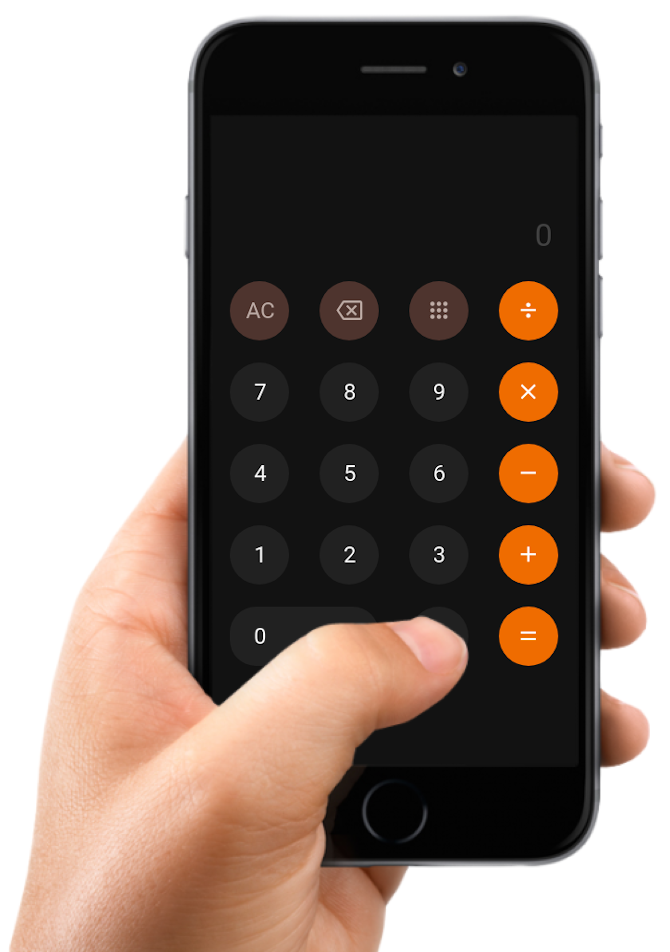
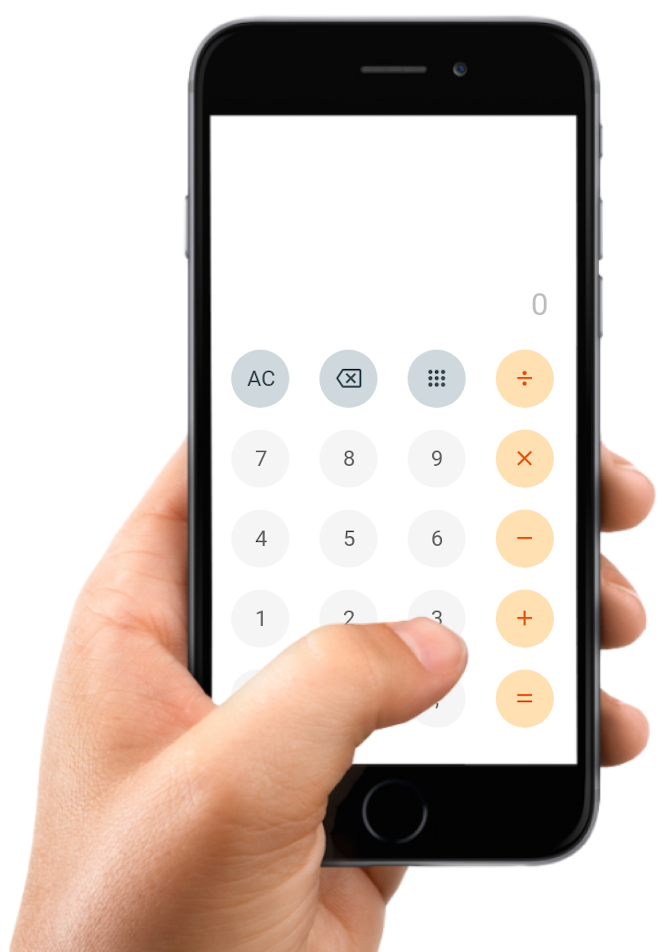
Layers edited between the first and the second 670x952 image:
hid "Вставленный слой #2", painted on it over (x1=208, y1=113, x2=578, y2=766)
hid "Вставленный слой #3", moved it above "Вставленный слой" over (x1=208, y1=113, x2=578, y2=766)
showed "Вставленный слой", painted on it over (x1=208, y1=113, x2=578, y2=766)
showed "Вставленный слой #1" over (x1=208, y1=113, x2=578, y2=766)
